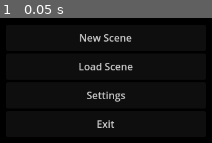
Above: before the commit, frame 1.
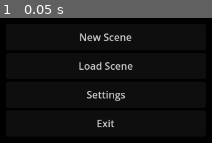
Above: after the commit, the same moment.

Repository: MapcrafterTactics/MapCrafter-Tactics
Game: Godot game, scene res://Menu.tscn
Same seed, same stepped clock (60 frames per second), same inputs: the game is played once before the commit and once after it. This scene is started directly instead of the project's main scene. Video files are missing from this copy of the repository; at most half a second of black plays in their place.
Inputs:
- Up to frame 1 (0.05 s): no input

The runs differ from the first frame. In frame 1, 2.2% of the frame differs, in the area x 37-63%, y 12-88%.

Commit message:
Meniu
Buttons

Diff:
--- a/map-crafter-tactics/Menu.tscn
+++ b/map-crafter-tactics/Menu.tscn
@@ -35,9 +35,9 @@
 [node name="ButtonsContainer" type="VBoxContainer" parent="."]
 layout_mode = 0
 offset_left = 480.0
-offset_top = 270.0
+offset_top = 269.0
 offset_right = 800.0
-offset_bottom = 450.0
+offset_bottom = 449.0
 
 [node name="NewSceneButton" type="Button" parent="ButtonsContainer"]
 layout_mode = 2
